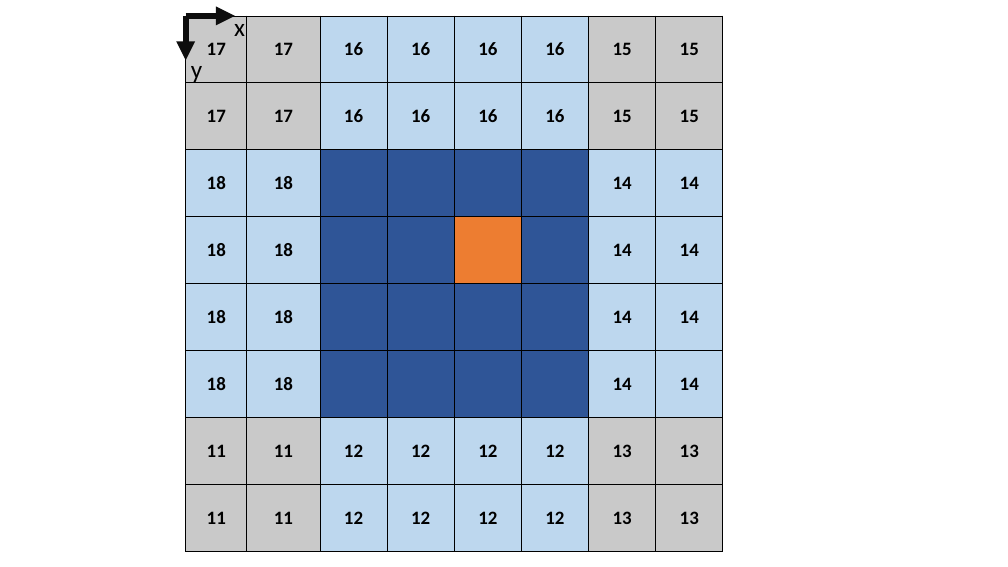
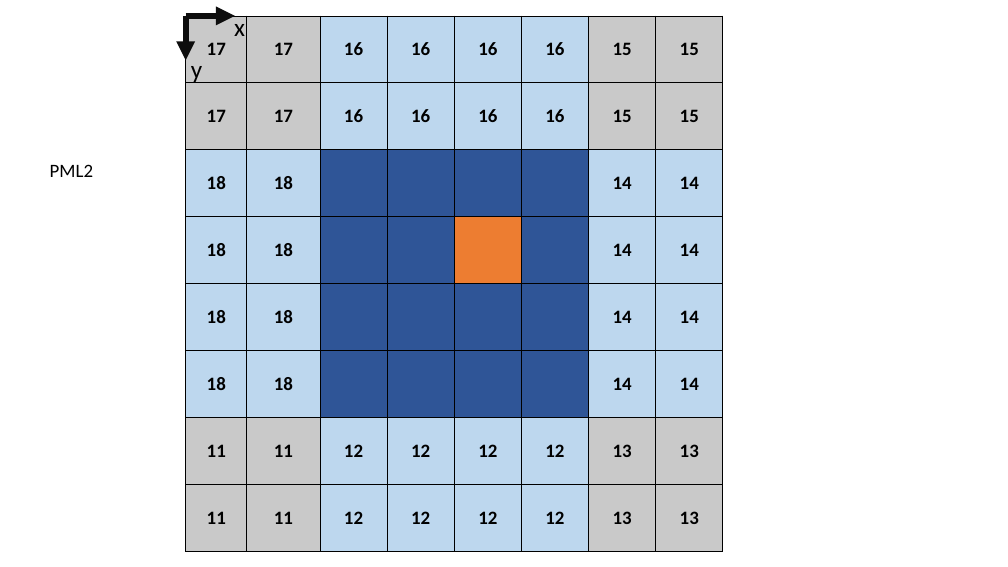
Before and after one commit to pierreluc-plt/ProjetSimulation, a slide deck: slide 4 of Images/Figure.pptx. Drawn at 1008x567 pixels with LibreOffice and Linux fonts; fonts in the diff are those of the drawing. Boxes give left, top, right and bottom in pixels: in the first picture for what was removed or moved away, otherwise in the second. Text is boxed around its words. In the diff, an @@ line names an element or a change of style, - is before the commit and + after.

```diff
--- a/Images/Figure.pptx
+++ b/Images/Figure.pptx
@@ text added at <box>50,164,93,177</box>, 18 pt, text #000000 @@
+PML2
```
Also in this commit, not shown: 2 other files.
